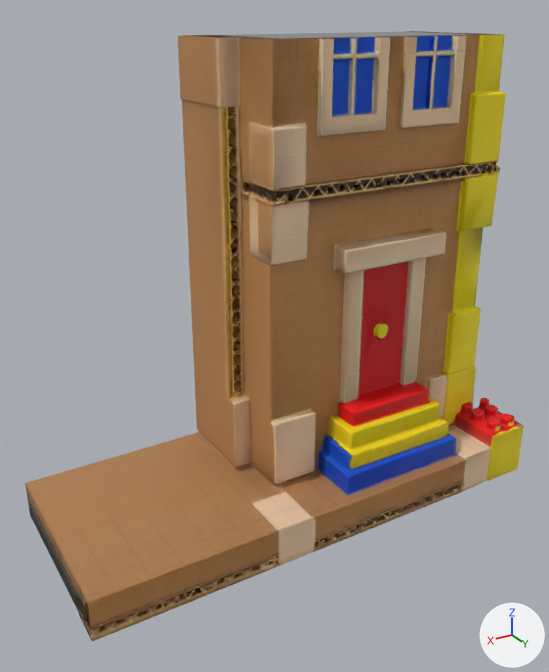
What one commit did to the FBX model assets/models/gateway-towers/parts/3-ground-floor-back-left.fbx.
Both versions are drawn from a 50 mm lens placed at (26.0, 151.0, 106.3), pointed at (-50.7, 23.2, 42.4). Arrows for +X, +Y and +Z are at lower right; the lights stay in place. The older version comes first.

Names of what the first picture shows: 'ground-floor-back-left'.
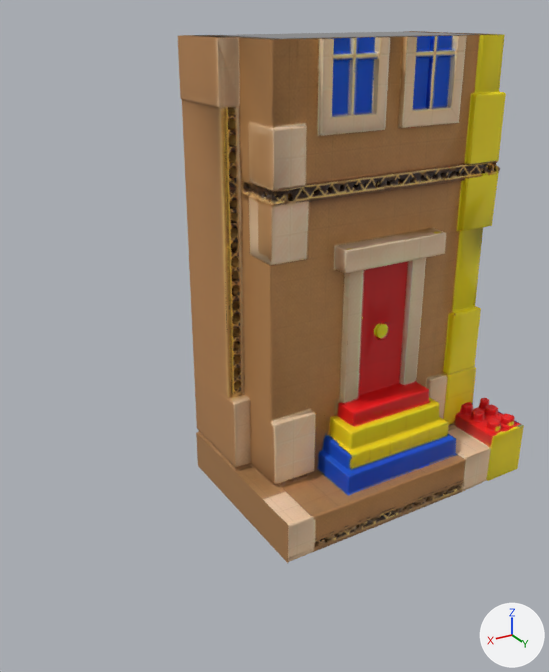
Diff of the bpy script that builds the scene:
```diff
--- a/assets/models/gateway-towers/parts/3-ground-floor-back-left.fbx.py
+++ b/assets/models/gateway-towers/parts/3-ground-floor-back-left.fbx.py
@@ me_ground_floor_back_left @@
 # used by ob_ground_floor_back_left; location = (0.0, 0.0, 0.0)
-me_ground_floor_back_left.from_pydata(...)  # 3574 vertices, 7328 faces; spans x -110.2..0.0, y 0.0..43.3, z 0.0..101.4
+me_ground_floor_back_left.from_pydata(...)  # 3034 vertices, 6130 faces; spans x -110.2..-41.9, y 0.0..43.3, z 0.0..101.4
+# me_ground_floor_back_left part 1: 596 vertices removed from x -41.6..0.0, y 0.0..43.2, z 0.1..9.7; 39 vertices added at x -42.0, y 0.0..43.2, z 0.0..9.8
+# me_ground_floor_back_left part 2: 17 vertices added at x -42.0, y 0.0..17.6, z 89.2..101.4
 me_ground_floor_back_left.materials.append(mat_ground_floor_back_left_baked)
```

Boxes (x1, y1, x2, y2) around the edits, measured in the pictures (549 x 672 px):
'ground-floor-back-left', reshaped (31% narrower, 13% shorter)
    before: (25, 31, 524, 641)
    after: (178, 31, 524, 563)
part 1 of me_ground_floor_back_left, cut back
    before: (25, 432, 313, 641)
    after: (196, 432, 313, 563)
part 2 of me_ground_floor_back_left, added (brown)
    after: (180, 35, 240, 108)
